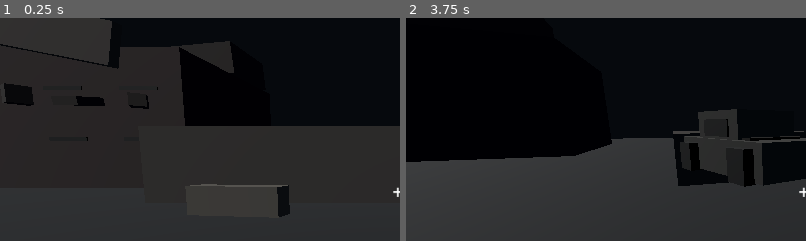
Above: before the commit, frames 1-2 (left to right).
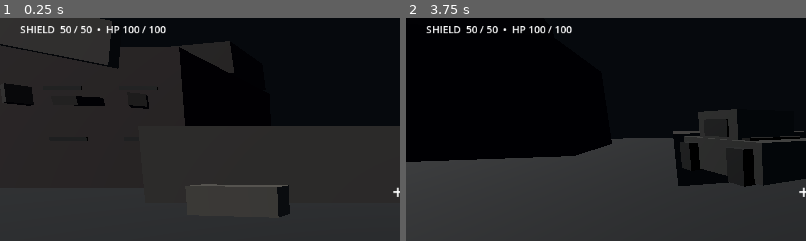
Above: after the commit, the same moments.

Repository: hassanhabib111978-ux/last-sky
Game: Godot game, scene res://scenes/main.tscn
The game is run twice, just before and just after one commit, with the same random seed, the same clock (stepped at 60 frames per second) and the same inputs.
Inputs (mouse positions are % of the whole screen's width and height, from its top left):
- Up to frame 1 (0.25 s): no input
- Up to frame 2 (3.75 s): click "FIRE" at 0.5 s; tap Enter at 1.25, 2.75 s; move the mouse to (72, 45) at 1.27 s; hold D (move_right) 1.28-2 s; click (72, 45) at 1.42 s; tap Space at 2, 3.5 s; drag from (30, 55) to (45, 70) at 2.02 s; move the mouse to (60, 27) at 2.77 s; hold D (move_right) 2.78-3.5 s; click (60, 27) at 2.92 s; drag from (45, 70) to (20, 34) at 3.52 s
The pictures show only the part of the screen within x 0-50%, y 11-61%; the shares and areas given below are measured in that part.

The runs differ from the first frame. In frame 1, 0.6% of the frame differs, in the area x 5-42%, y 3-8%; in frame 2, 0.7%.

Commit message:
Add shield survival system and HUD

Diff:
--- a/scripts/main.gd
+++ b/scripts/main.gd
@@ -7,6 +7,9 @@
 var camera: Camera3D
 var drone: CharacterBody3D
 var player_health := 100.0
+var max_player_health := 100.0
+var player_shield := 50.0
+var max_player_shield := 50.0
 var drone_angle := 0.0
 var speed := 5.0
 var touch_move := Vector2.ZERO
@@ -28,6 +31,7 @@
 var reload_time := 1.25
 var reload_left := 0.0
 var weapon_label: Label
+var shield_label: Label
 var loot_count := {"AMMO": 0, "BATTERY": 0, "PARTS": 0}
 var loot_label: Label
 var drone_spawn_points: Array[Vector3] = []
@@ -532,6 +536,13 @@
     status.add_theme_font_size_override("font_size", 16)
     layer.add_child(status)
 
+    shield_label = Label.new()
+    shield_label.text = "SHIELD  50 / 50  •  HP 100 / 100"
+    shield_label.position = Vector2(32, 88)
+    shield_label.add_theme_font_size_override("font_size", 16)
+    shield_label.mouse_filter = Control.MOUSE_FILTER_IGNORE
+    layer.add_child(shield_label)
+
 func _build_mobile_controls() -> void:
     var hud := get_node("HUD") as CanvasLayer
 
@@ -598,6 +609,8 @@
         reserve_ammo += amount
     elif loot_type == "BATTERY":
         loot_count["BATTERY"] += amount
+        player_shield = minf(player_shield + float(amount * 20), max_player_shield)
+        _update_shield_hud()
     elif loot_type == "PARTS":
         loot_count["PARTS"] += amount
     loot_count["AMMO"] += amount if loot_type == "AMMO" else 0
@@ -635,10 +648,17 @@
     loot.setup(loot_type, amount)
 
 func take_damage(amount: float) -> void:
-    player_health = maxf(player_health - amount, 0.0)
+    var remaining_damage := amount
+    if player_shield > 0.0:
+        var absorbed := minf(player_shield, remaining_damage)
+        player_shield -= absorbed
+        remaining_damage -= absorbed
+    if remaining_damage > 0.0:
+        player_health = maxf(player_health - remaining_damage, 0.0)
+    _update_shield_hud()
     var status := get_node("HUD/Status") as Label
     if status:
-        status.text = "PLAYER HIT  •  HP %d" % int(player_health)
+        status.text = "PLAYER HIT  •  SHIELD %d  •  HP %d" % [int(player_shield), int(player_health)]
     if player_health <= 0.0 and player:
         player.set_physics_process(false)
 
@@ -691,6 +711,10 @@
 func _update_weapon_hud() -> void:
     if weapon_label:
         weapon_label.text = "RIFLE  %d / %d" % [ammo, reserve_ammo]
+
+func _update_shield_hud() -> void:
+    if shield_label:
+        shield_label.text = "SHIELD  %d / %d  •  HP %d / %d" % [int(player_shield), int(max_player_shield), int(player_health), int(max_player_health)]
 
 func _update_loot_hud() -> void:
     if loot_label:
